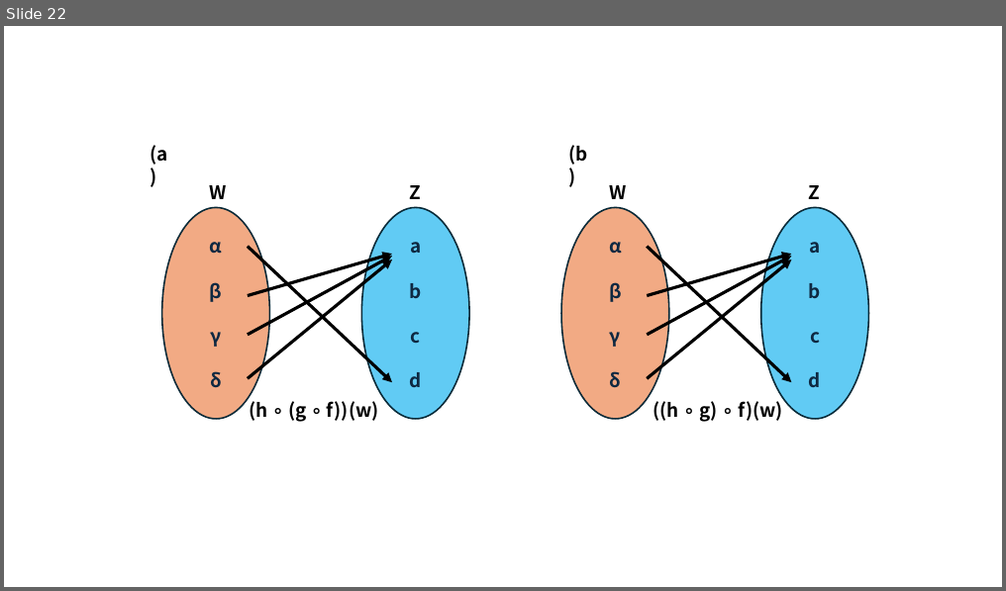
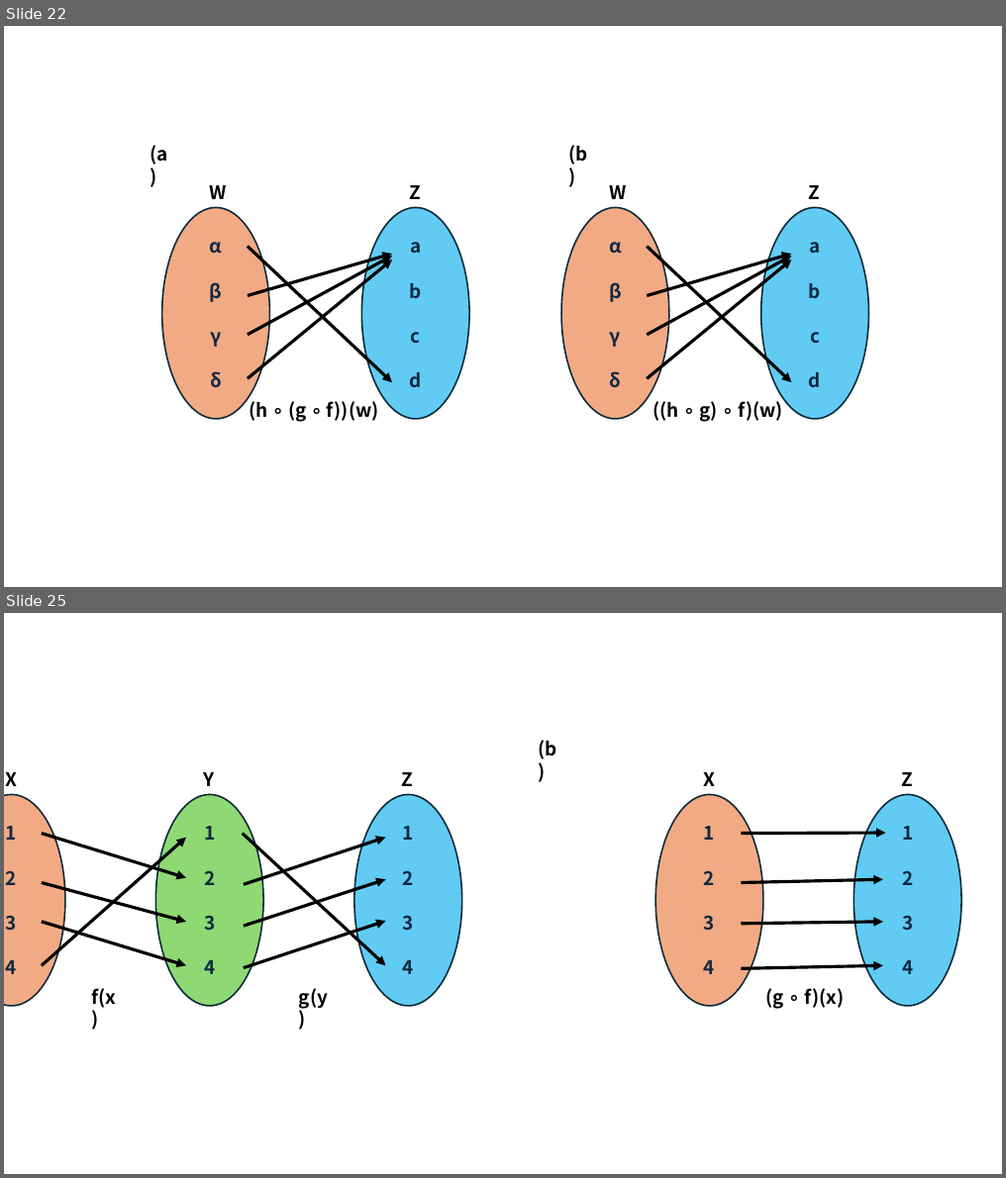
Before and after one commit to corn1200/GameMath-example, a slide deck: img/그림.pptx. Shown one above the other, each under a label of ours: slide 22 before the commit, slides 22 and 25 after it; the slides between them are not shown. The pictures are 1006x591 and 1006x1178 pixels, drawn with LibreOffice and Linux fonts; fonts in the diff are those of the drawing. Boxes give left, top, right and bottom in pixels: in the first picture for what was removed or moved away, otherwise in the second. Text is boxed around its words. In the diff, an @@ line names an element or a change of style, - is before the commit and + after.

```diff
--- a/img/그림.pptx
+++ b/img/그림.pptx
@@ slide 25 added at bbox=[4, 613, 1002, 1174], background #FFFFFF @@
@@ text added at bbox=[538, 740, 556, 760], 18 pt, text #000000, bold @@
+(b)
@@ text added at bbox=[5, 772, 17, 786], 18 pt, text #000000, bold @@
+X
@@ text added at bbox=[203, 772, 214, 786], 18 pt, text #000000, bold @@
+Y
@@ text added at bbox=[402, 772, 414, 786], 18 pt, text #000000, bold @@
+Z
@@ text added at bbox=[703, 772, 715, 786], 18 pt, text #000000, bold @@
+X
@@ text added at bbox=[901, 772, 913, 786], 18 pt, text #000000, bold @@
+Z
@@ ellipse added at bbox=[4, 795, 65, 1006], fill #F2AA84, outline #092A39 1.5 pt, 18 pt, text #0E2841, bold @@
+1
+2
+3
+4
@@ ellipse added at bbox=[156, 795, 263, 1006], fill #8ED973, outline #092A39 1.5 pt, 18 pt, text #0E2841, bold @@
+1
+2
+3
+4
@@ ellipse added at bbox=[354, 795, 462, 1006], fill #61CBF4, outline #092A39 1.5 pt, 18 pt, text #0E2841, bold @@
+1
+2
+3
+4
@@ ellipse added at bbox=[656, 795, 764, 1006], fill #F2AA84, outline #092A39 1.5 pt, 18 pt, text #0E2841, bold @@
+1
+2
+3
+4
@@ ellipse added at bbox=[853, 795, 961, 1006], fill #61CBF4, outline #092A39 1.5 pt, 18 pt, text #0E2841, bold @@
+1
+2
+3
+4
@@ arrow added from (42, 833) to (186, 878), #000000 3 pt @@
@@ arrow added from (42, 965) to (186, 838), #000000 3 pt @@
@@ arrow added from (242, 833) to (386, 965), #000000 3 pt @@
@@ arrow added from (244, 884) to (386, 838), #000000 3 pt @@
@@ arrow added from (742, 833) to (886, 833), #000000 3 pt @@
@@ arrow added from (244, 926) to (386, 879), #000000 3 pt @@
@@ arrow added from (742, 882) to (883, 879), #000000 3 pt @@
@@ arrow added from (42, 882) to (186, 922), #000000 3 pt @@
@@ arrow added from (42, 922) to (186, 965), #000000 3 pt @@
@@ arrow added from (244, 967) to (386, 922), #000000 3 pt @@
@@ arrow added from (742, 924) to (883, 922), #000000 3 pt @@
@@ arrow added from (742, 968) to (883, 965), #000000 3 pt @@
@@ text added at bbox=[92, 988, 117, 1008], 18 pt, text #000000, bold @@
+f(x)
@@ text added at bbox=[299, 988, 328, 1009], 18 pt, text #000000, bold @@
+g(y)
@@ text added at bbox=[765, 988, 844, 1009], 18 pt, text #000000, bold @@
+(g ∘ f)(x)
```
Also in this commit, not shown: 8 other slides added, 34 other files.
